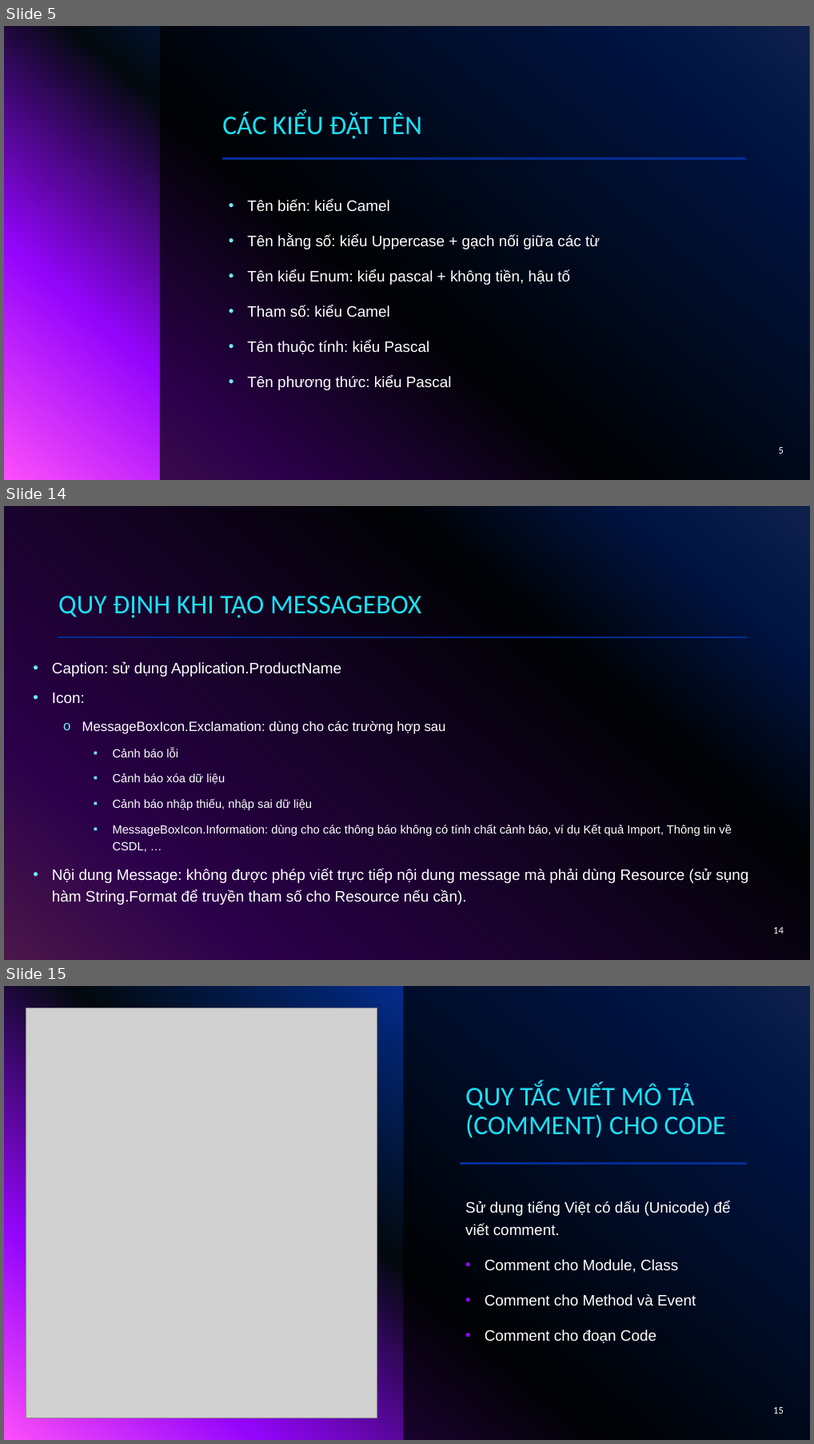
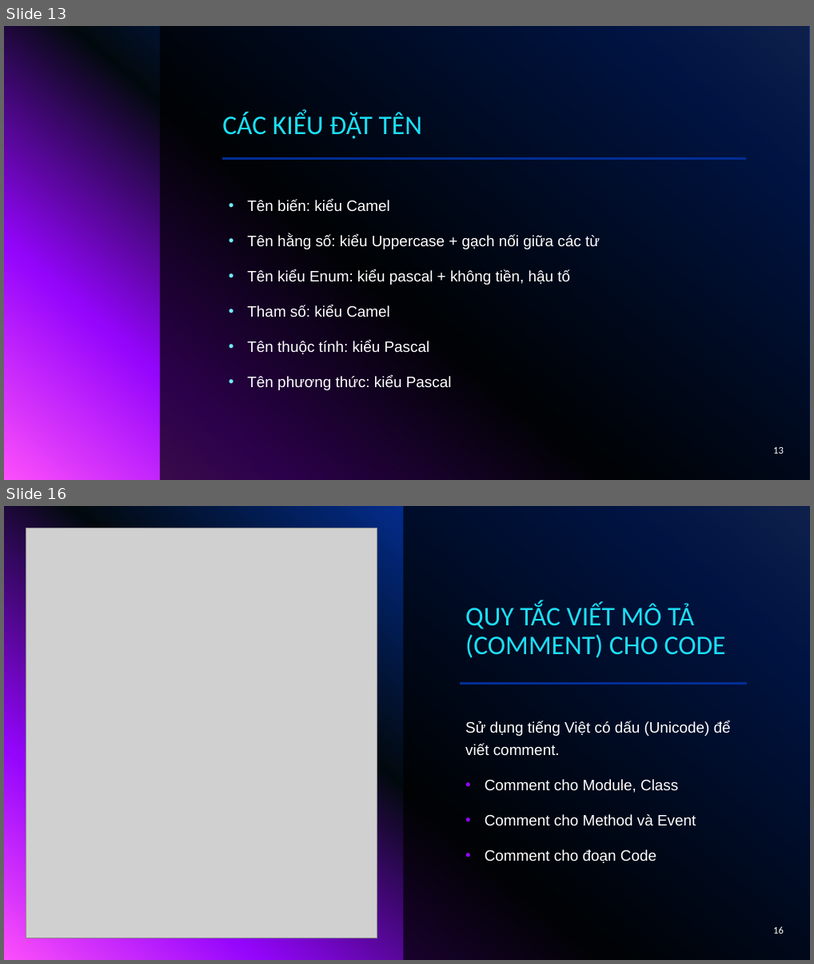
Before and after one commit to haohao0550/CongNghePhanMem, a slide deck: CNPM15_NHOM01_102220014_102220020_Github_CodeStyle_UnitCode.pptx. Shown one above the other, each under a label of ours: slides 5, 14 and 15 before the commit, slides 13 and 16 after it; the slides between them are not shown. The pictures are 814x1444 and 814x964 pixels, drawn with LibreOffice and Linux fonts; fonts in the diff are those of the drawing; grey boxes stand for pictures; background and template pictures are left out. Boxes give left, top, right and bottom in pixels: in the first picture for what was removed or moved away, otherwise in the second. Text is boxed around its words. In the diff, an @@ line names an element or a change of style, - is before the commit and + after.

```diff
--- a/CNPM15_NHOM01_102220014_102220020_Github_CodeStyle_UnitCode.pptx
+++ b/CNPM15_NHOM01_102220014_102220020_Github_CodeStyle_UnitCode.pptx
@@ slide 14 removed at [4, 506, 810, 960], background gradient #316CFC to #0343DF to #02090E to #9405FC to #FC4EFB @@
@@ rectangle removed at [4, 506, 810, 960] @@
@@ title removed at [58, 596, 422, 618] @@
-QUY ĐỊNH KHI TẠO MESSAGEBOX
@@ line removed from (58, 637) to (748, 637) @@
@@ text removed at [52, 661, 749, 904] @@
-• Caption: sử dụng Application.ProductName
-• Icon:
-  o MessageBoxIcon.Exclamation: dùng cho các trường hợp sau
-    ▪ Cảnh báo lỗi
-    ▪ Cảnh báo xóa dữ liệu
-    ▪ Cảnh báo nhập thiếu, nhập sai dữ liệu
-    ▪ MessageBoxIcon.Information: dùng cho các thông báo không có tính chất cảnh báo, ví dụ Kết quả Import, Thông tin về CSDL, …
-• Nội dung Message: không được phép viết trực tiếp nội dung message mà phải dùng Resource (sử sụng hàm String.Format để truyền tham số cho Resource nếu cần).
@@ page number removed at [774, 927, 784, 933] @@
-14
@@ what was slide 5 is now slide 13 @@
@@ page number at [774, 447, 784, 453]: text changed @@
-5
+13
@@ what was slide 15 is now slide 16 @@
@@ page number at [774, 926, 784, 933]: text changed @@
-15
+16
```
Also in this commit, not shown: 6 slides changed, 8 slides added, 14 other slides removed.
